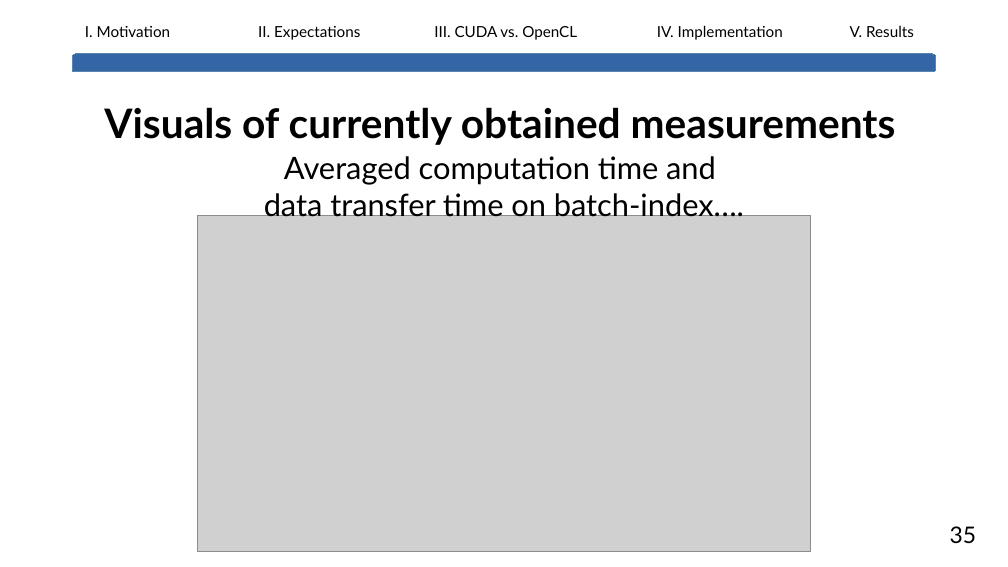
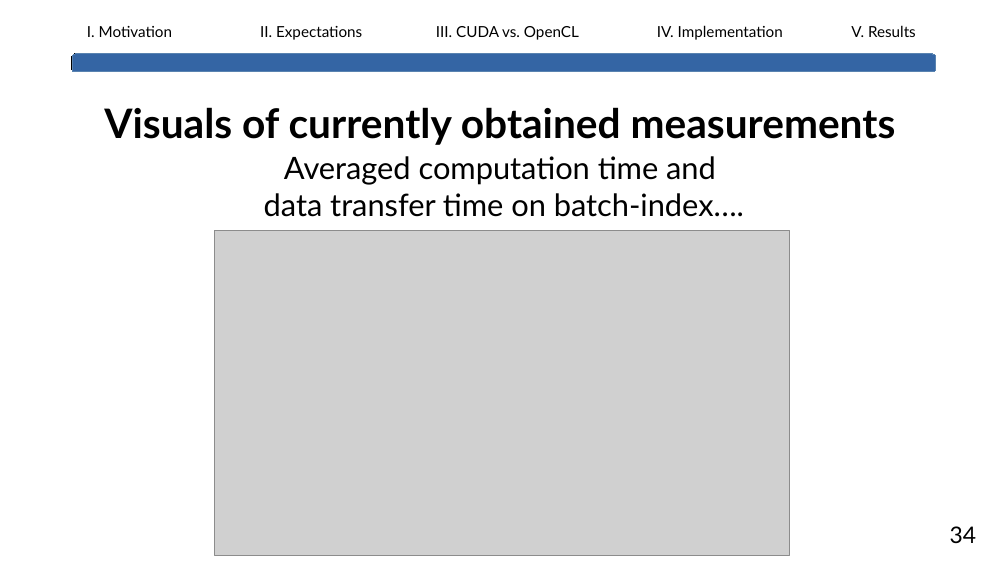
Before and after one commit to lhahner/opti-perf, a slide deck: slide 42 of docs/presentation/final-presentation.odp (slide 37 before the commit). Drawn at 1008x567 pixels with LibreOffice and Linux fonts; fonts in the diff are those of the drawing; grey boxes stand for pictures. Boxes give left, top, right and bottom in pixels: in the first picture for what was removed or moved away, otherwise in the second. Text is boxed around its words. In the diff, an @@ line names an element or a change of style, - is before the commit and + after.

```diff
--- a/docs/presentation/final-presentation.odp
+++ b/docs/presentation/final-presentation.odp
@@ rounded rectangle removed at [72,54,937,72] @@
@@ freeform shape added at [72,54,937,72], fill #FFFFFF, outline #000000 0 pt @@
@@ freeform shape added at [72,54,937,72], fill #3465A4, outline #5983B0 0 pt @@
@@ picture: place and size @@
-picture at [198,216,810,552]
+picture at [214,231,790,556]
@@ text removed at [950,526,977,544] @@
-35
@@ text added at [950,526,977,543], 18 pt, text #000000 @@
+34
```
Also in this commit, not shown: 38 other slides changed, 5 slides added, 1 other file.
